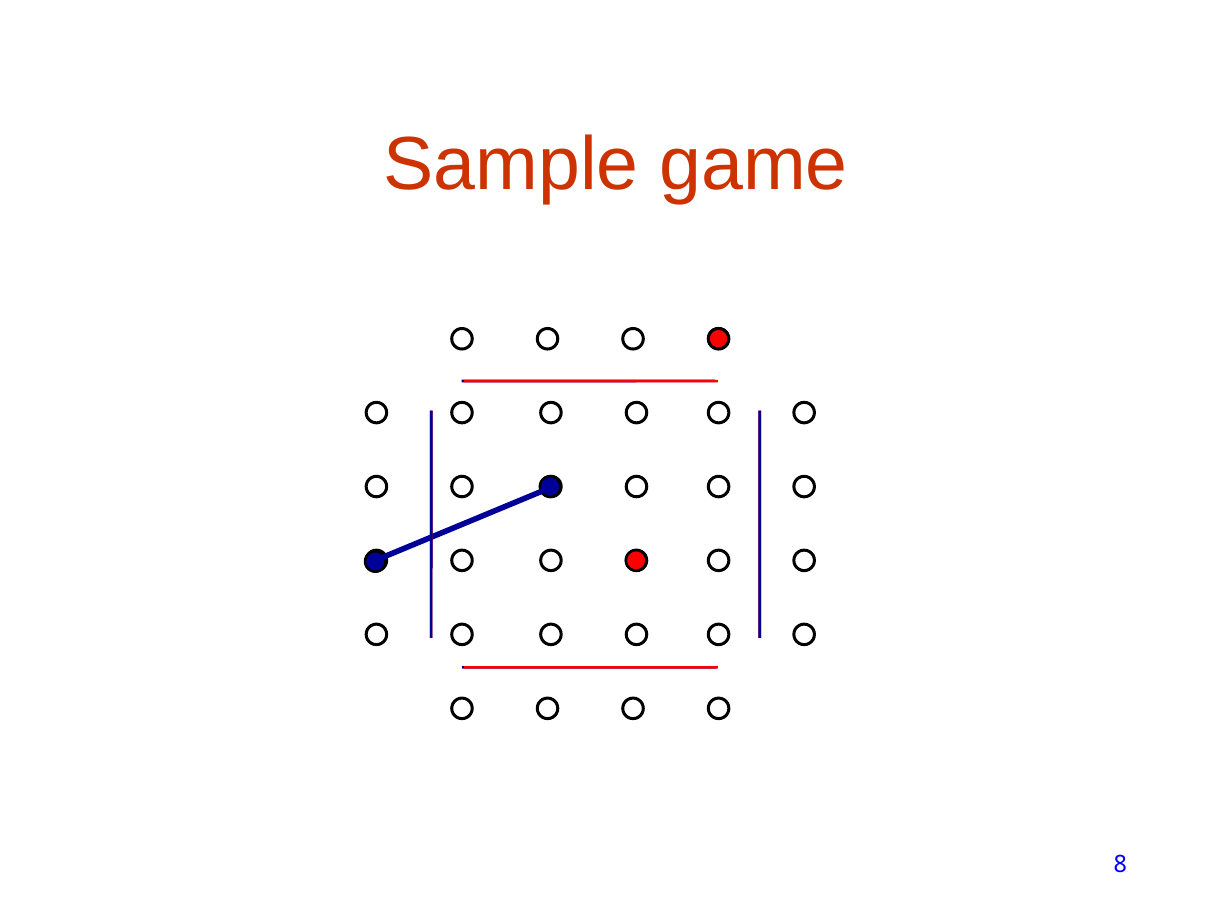
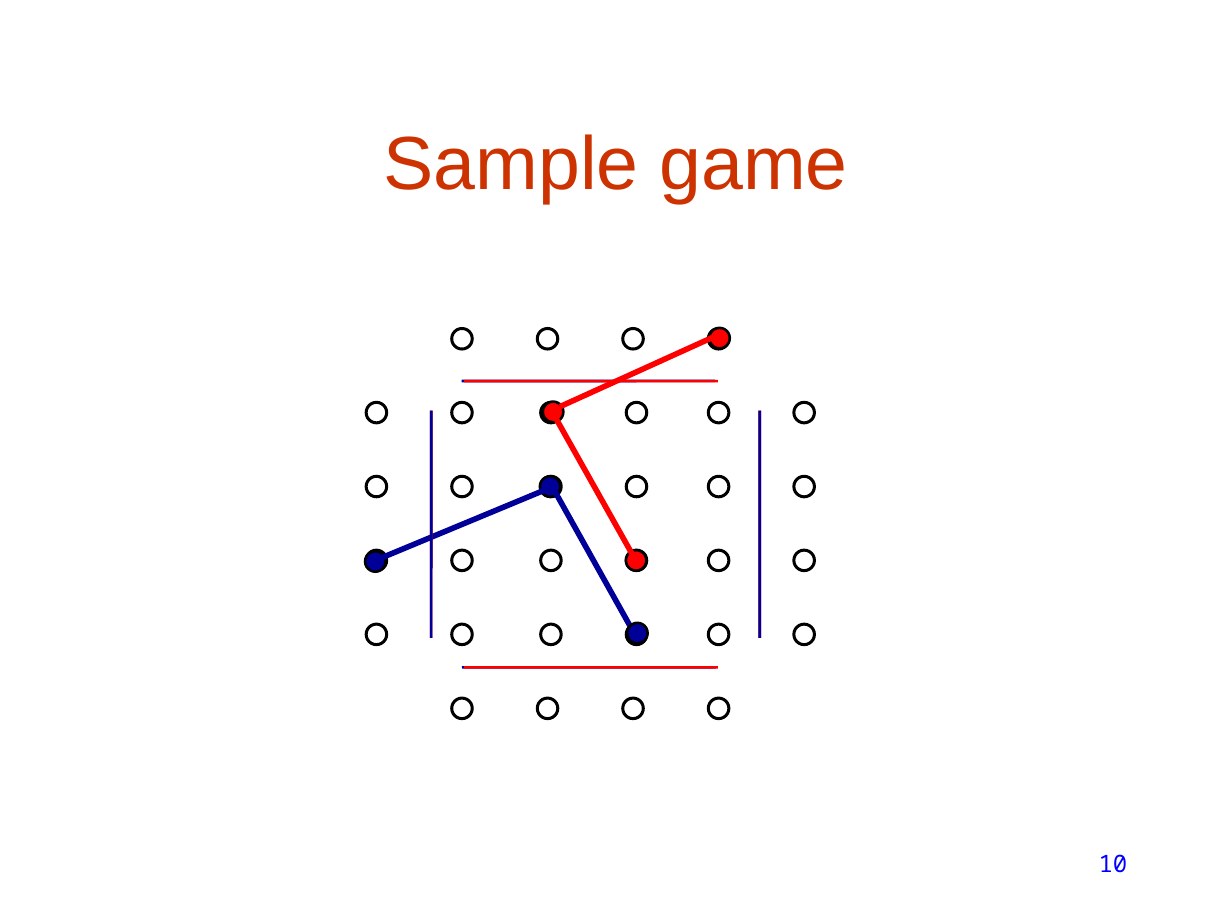
Before and after one commit to lasersox/twixt, a slide deck: slide 10 of docs/twixt_presentation.ppt (slide 8 before the commit). Drawn at 1232x924 pixels with LibreOffice and Linux fonts; fonts in the diff are those of the drawing. Boxes give left, top, right and bottom in pixels: in the first picture for what was removed or moved away, otherwise in the second. Text is boxed around its words. In the diff, an @@ line names an element or a change of style, - is before the commit and + after.

```diff
--- a/docs/twixt_presentation.ppt
+++ b/docs/twixt_presentation.ppt
@@ group added at (543,336,716,644): 3 lines, 2 ellipses @@
@@ page number at (1099,854,1128,873): text changed @@
-8
+10
```
Also in this commit, not shown: 3 other slides changed, 1 slide removed, 4 other files.
